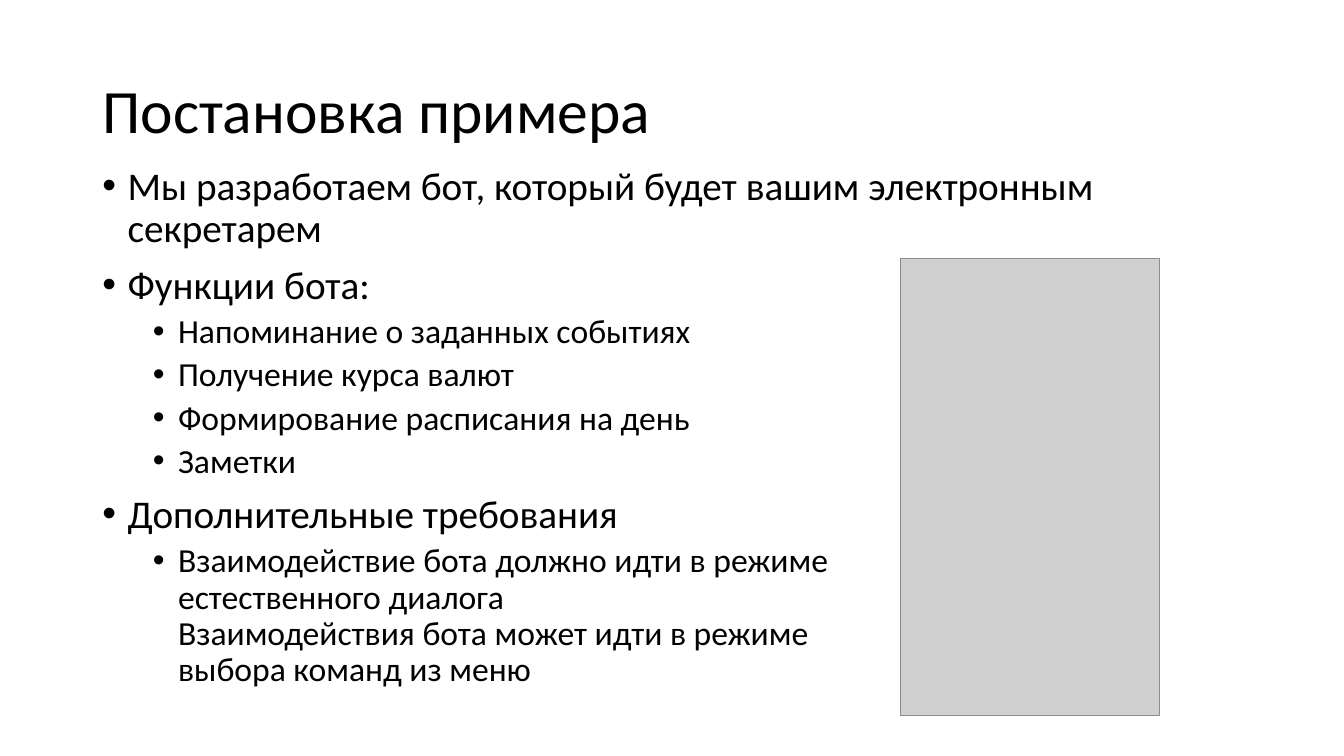
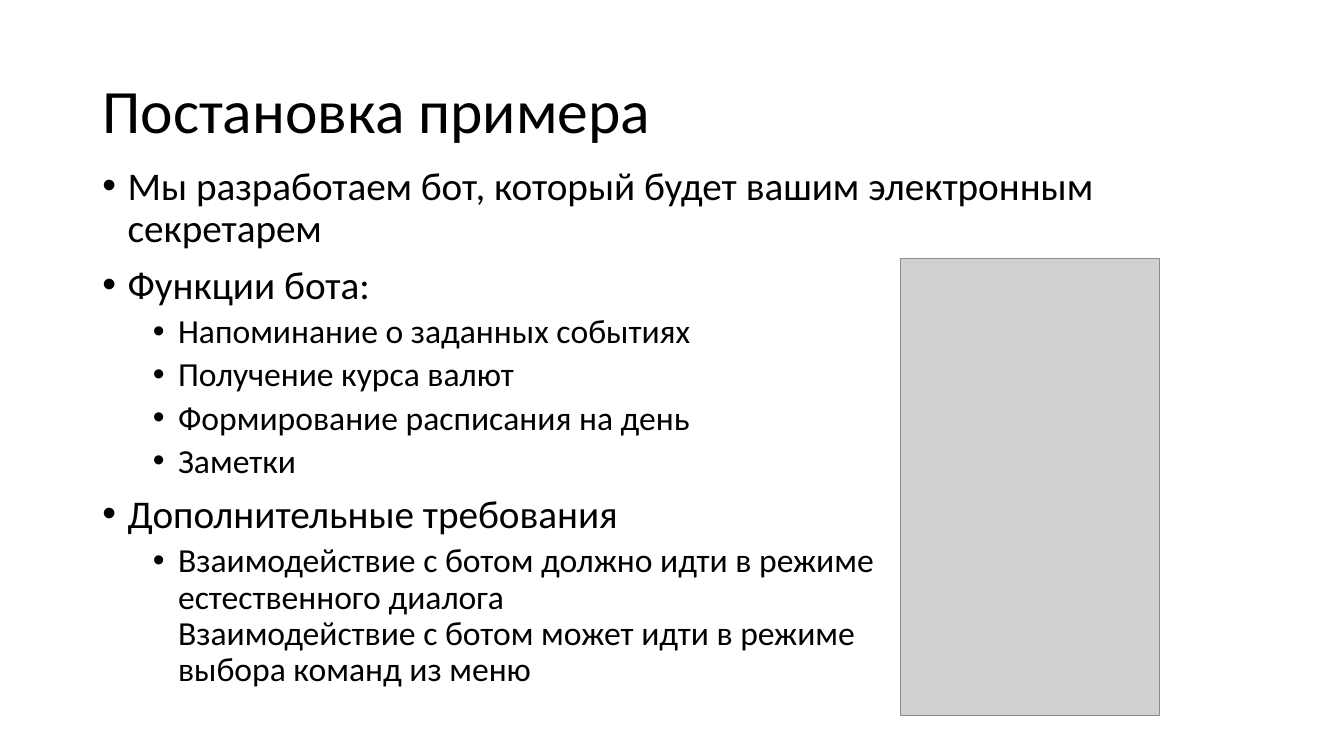
Before and after one commit to paveltsytovich/telegram-course, a slide deck: slide 3 of Presentation/Разработка ботов для телеграмм на Python.pptx. Drawn at 1344x756 pixels with LibreOffice and Linux fonts; fonts in the diff are those of the drawing; grey boxes stand for pictures. Boxes give left, top, right and bottom in pixels: in the first picture for what was removed or moved away, otherwise in the second. Text is boxed around its words. In the diff, an @@ line names an element or a change of style, - is before the commit and + after.

Commit message:
небольшие исправления

```diff
--- a/Presentation/Разработка ботов для телеграмм на Python.pptx
+++ b/Presentation/Разработка ботов для телеграмм на Python.pptx
@@ text at (x1=178, y1=549, x2=874, y2=687): text changed @@
-  • Взаимодействие бота должно идти в режиме
-    естественного диалога
-    Взаимодействия бота может идти в режиме
-    выбора команд из меню
+  • Взаимодействие с ботом должно идти в режиме
+    естественного диалога
+    Взаимодействие с ботом может идти в режиме
+    выбора команд из меню
```
